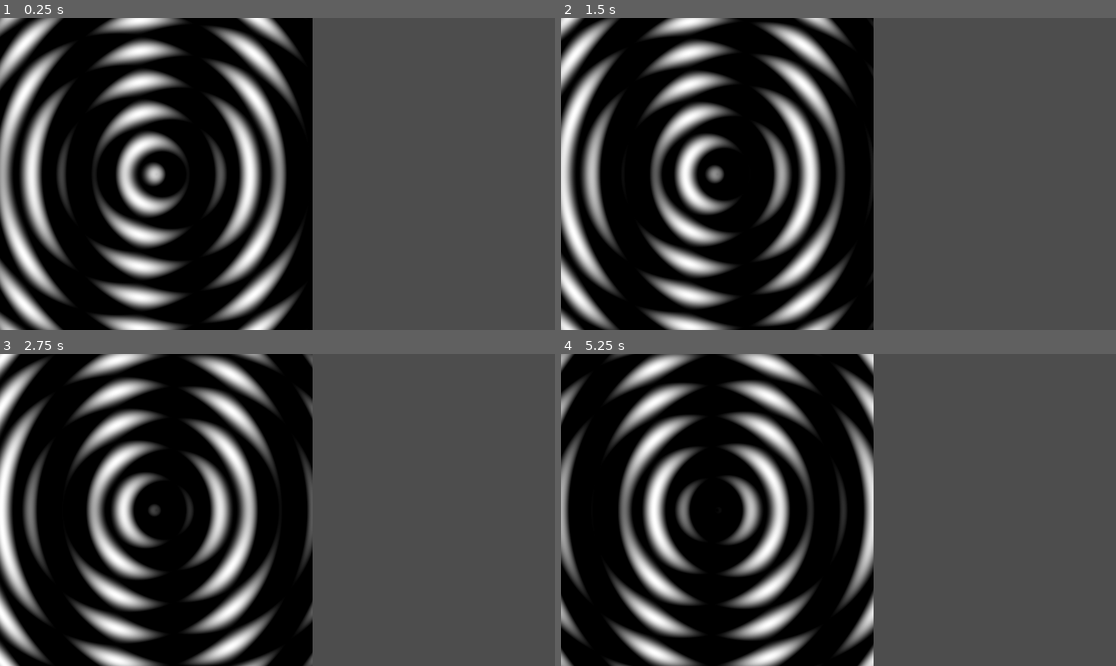
Above: before the commit, frames 1-4 (two rows, left to right).
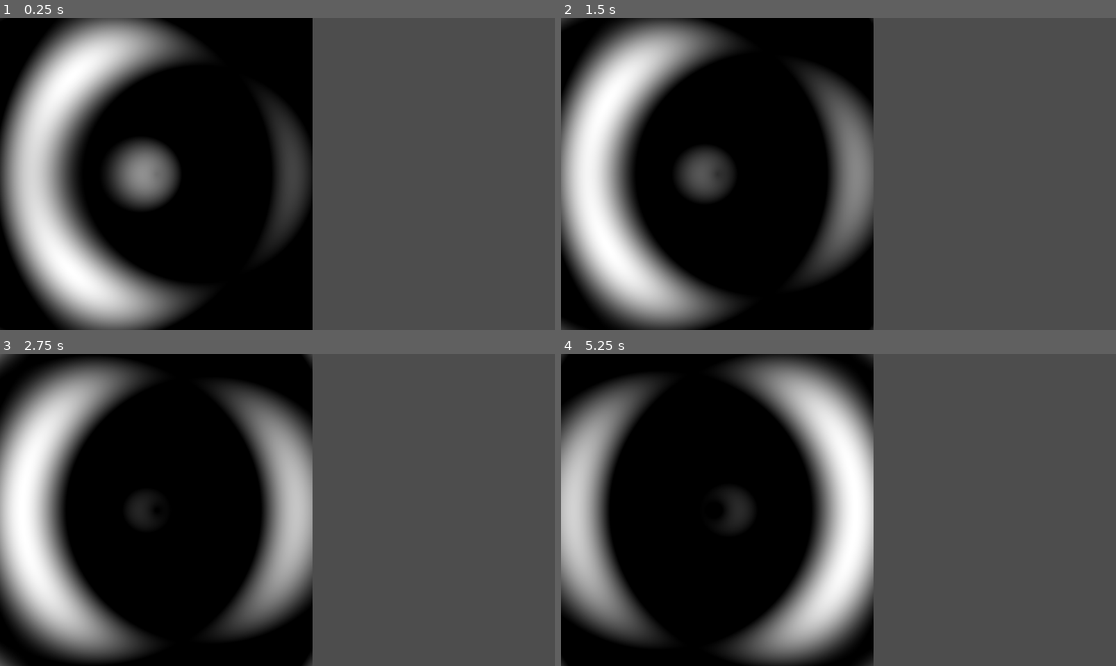
Above: after the commit, the same moments.

Repository: K2mies/Blasma-project
Game: Godot game, scene res://Scenes/Blasma03.tscn
The game is run twice, just before and just after one commit, with the same random seed, the same clock (stepped at 60 frames per second) and the same inputs. This scene is started directly instead of the project's main scene.
Inputs (mouse positions are in pixels of both pictures, inside the frame that each line leads up to):
- Up to frame 1 (0.25 s): no input
- Up to frame 2 (1.5 s): move the mouse to (960, 158) at 0.52 s; move the mouse to (727, 189) at 1.27 s
- Up to frame 3 (2.75 s): move the mouse to (333, 441) at 2.02 s
- Up to frame 4 (5.25 s): move the mouse to (810, 572) at 2.77 s; move the mouse to (1005, 556) at 3.52 s; move the mouse to (672, 463) at 4.27 s; move the mouse to (866, 510) at 5.02 s

The runs differ from the first frame. In frame 1, 36% of the frame differs, in the area x 0-57%, y 0-100%; in frame 2, 36%; in frame 3, 36%; in frame 4, 37%.

Commit message:
added color lookup texture radial test

Diff:
--- a/Scenes/Blasma03.tscn
+++ b/Scenes/Blasma03.tscn
@@ -4,12 +4,12 @@
 
 [sub_resource type="ShaderMaterial" id="ShaderMaterial_lego1"]
 shader = ExtResource("1_6etgm")
-shader_parameter/speed = 5.0
+shader_parameter/speed = 4.93
 shader_parameter/uv_scale = 20.0
 shader_parameter/direction = Vector2(0.75, 0)
-shader_parameter/scale = 11.42
-shader_parameter/value = 0.1
-shader_parameter/ring_density = 3.2
+shader_parameter/scale = 5.06
+shader_parameter/value = 0.08
+shader_parameter/ring_density = 0.8
 shader_parameter/center_offset_x = 10.0
 shader_parameter/center_offset_y = 10.0
 
--- /dev/null
+++ b/Scenes/Blasma04.tscn
@@ -0,0 +1,25 @@
+[gd_scene load_steps=5 format=3 uid="uid://bs4dtpywwqxiq"]
+
+[ext_resource type="Script" uid="uid://cyfpuauifa53d" path="res://Scripts/createAndAsignPallete.gd" id="1_cn0le"]
+[ext_resource type="Shader" uid="uid://bdj48utyhb40r" path="res://Shaders/Blasma05.gdshader" id="1_nu611"]
+[ext_resource type="Texture2D" uid="uid://cxtwtyioh8gei" path="res://imgs/rainbow-gradient-2391.png" id="2_cn0le"]
+
+[sub_resource type="ShaderMaterial" id="ShaderMaterial_s7va6"]
+shader = ExtResource("1_nu611")
+shader_parameter/lut_texture = ExtResource("2_cn0le")
+shader_parameter/uv_scale = 20.0
+shader_parameter/ring_density = 0.4
+shader_parameter/center_offset_x = 10.0
+shader_parameter/center_offset_y = 10.0
+shader_parameter/speed = 3.0
+
+[node name="Node2D" type="Node2D"]
+metadata/_edit_vertical_guides_ = [-85.0]
+metadata/_edit_horizontal_guides_ = [69.0]
+
+[node name="ColorRect" type="ColorRect" parent="."]
+material = SubResource("ShaderMaterial_s7va6")
+offset_right = 40.5797
+offset_bottom = 40.5797
+scale = Vector2(15.91929, 15.91929)
+script = ExtResource("1_cn0le")
--- /dev/null
+++ b/Scripts/createAndAsignPallete.gd
@@ -0,0 +1,73 @@
+extends ColorRect
+
+var shader_material: ShaderMaterial = null
+
+func make_palette(colors: Array) -> PackedColorArray:
+	var total_steps:			int = 256
+	var num_segments:		int = colors.size()
+
+	var max_steps_per_segment: int = total_steps / num_segments
+
+	var red_step_rate:		Array = []
+	var green_step_rate:		Array = []
+	var blue_step_rate:		Array = []
+
+	for i in range( num_segments ):
+		var j: int = ( i + 1 ) % num_segments
+
+		var color_i = Color( colors[i].r / 255.0, colors[i].g / 255.0, colors[i].b / 255.0 )
+		var color_j = Color( colors[j].r / 255.0, colors[j].g / 255.0, colors[j].b / 255.0 )
+
+		red_step_rate.append		( ( color_i.r - color_j.r ) / float( max_steps_per_segment ) )
+		green_step_rate.append	( ( color_i.g - color_j.g ) / float( max_steps_per_segment ) )
+		blue_step_rate.append	( ( color_i.b - color_j.b ) / float( max_steps_per_segment ) )
+
+	var palette_array: PackedColorArray
+
+	for i in range( num_segments ):
+		var color_start = Color( colors[i].r / 250.0, colors[i].g / 250.0, colors[i].b / 250.0 )
+
+		for step in range( max_steps_per_segment + 1 ):
+			if palette_array.size() >= total_steps:
+				break
+
+			var r = color_start.r - red_step_rate[i] 	* float( step )
+			var g = color_start.g - green_step_rate[i]	* float( step )
+			var b = color_start.b - blue_step_rate[i]	* float( step )
+
+			var final_color = Color(		clamp( r, 0.0, 1.0 ),
+										clamp( g, 0.0, 1.0 ),
+										clamp( b, 0.0, 1.0 ) )
+			palette_array.append( final_color )
+	return palette_array
+
+func create_palette_texture( palette_array: PackedColorArray ) -> Texture2D:
+	var width =		palette_array.size()
+	var height =		1
+
+	var image = Image.create( width, height, false, Image.FORMAT_RGBA8 )
+	image.set_data( width, height, false, Image.FORMAT_RGBA8, palette_array.to_byte_array() )
+	var texture = ImageTexture.create_from_image( image )
+
+	return texture
+# Called when the node enters the scene tree for the first time.
+func _ready() -> void:
+	shader_material = get_material()
+	if shader_material == null: return
+
+	var input_colors = [
+		{"r": 255,	"g": 0,		"b": 0},		#RED
+		{"r": 0,		"g": 255,	"b": 0},		#GREEN
+		{"r": 0,		"g": 0,		"b": 255}	#BLUE
+	]
+
+	var palette_array =		make_palette( input_colors )
+	var palette_texture =	create_palette_texture( palette_array )
+	shader_material.set_shader_parameter("lut_texture", palette_texture)
+	set_process(true)
+
+
+
+# Called every frame. 'delta' is the elapsed time since the previous frame.
+func _process(delta: float) -> void:
+	pass
--- /dev/null
+++ b/Shaders/Blasma04.gdshader
@@ -0,0 +1,13 @@
+shader_type canvas_item;
+
+uniform sampler2D lut_texture;
+
+void fragment() {
+	//vec2 sample_coord =	UV;
+	//vec2 sample_coord =	vec2(0.01, 0.f);
+	//vec2 sample_coord =	vec2( sin( TIME * 0.1 ), 0.f );
+	//vec2 sample_coord =	vec2( sin( TIME * 0.1 ), 0.f );
+	vec2 sample_coord =		vec2( sin( TIME * 0.1f ), 0.f );
+	vec4 sampled_color =	texture( lut_texture, sample_coord );
+	COLOR =					clamp( sampled_color, 0, 1 );
+}
--- /dev/null
+++ b/Shaders/Blasma05.gdshader
@@ -0,0 +1,61 @@
+shader_type canvas_item;
+// -------------------------------------------------------------------- uniforms
+uniform sampler2D	lut_texture;
+uniform float 		uv_scale =			20.f;
+uniform float 		ring_density = 		.4f;
+uniform float 		center_offset_x =	10.f; //to center, half uv_scale
+uniform float 		center_offset_y =	10.f; //to center, half uv_scale
+uniform float 		speed =				3.f;
+
+// ------------------------------------------------------------------- functions
+float radialWave(
+	float x,
+	float y,
+	float center_x,
+	float center_y,
+	float diameter,
+	float phase
+)
+{
+	// 1. Calculate the distance vector (dx, dy)
+	vec2 pos =					vec2( x, y );
+	vec2 centre =				vec2( center_x, center_y );
+	vec2 distance_vector =		pos - centre;
+
+	// 2. Calculate the magnitude of the distance vector (Math.sqrt(dx*dx + dy*dy))
+	 float distance_from_centre = length( distance_vector );
+
+	// 3. Apply scaling and phase shift
+	float gradient = distance_from_centre * diameter + phase;
+
+	// 4. Apply Math.floor equivalent (creates the hard-edged steps/rings)
+	//gradient = floor( gradient );
+
+	return sin( gradient );
+}
+void fragment() {
+	// ------------------------------------------------------------------- variables
+	// 1. Get scaled UV coordinates
+	vec2 uv_scaled = UV * uv_scale; //scale up pattern coordinates
+
+	// 2. Use TIME for animation
+	float current_phase = TIME * speed;
+	// -------------------------------------------------------------- function calls
+
+	// 3. Radial function call
+	float sin1 = radialWave(
+		uv_scaled.x,
+		uv_scaled.y,
+		center_offset_x,
+		center_offset_y,
+		ring_density,
+		current_phase
+	);
+
+	// -------------------------------------------------------------- texture lookup
+	vec2 position = vec2( sin1, 0.5f );
+	vec4 textured_color = texture( lut_texture, position );
+
+	// ---------------------------------------------------------------------- output
+	COLOR = clamp( textured_color, 0, 1 );
+}
Not shown, added: Scripts/createAndAsignPallete.gd.uid
Not shown, added: Shaders/Blasma04.gdshader.uid
Not shown, added: Shaders/Blasma05.gdshader.uid
Binary file added: imgs/rainbow-gradient-2391.png
Not shown, added: imgs/rainbow-gradient-2391.png.import
Not shown, added: .DS_Store
Not shown, added: imgs/.DS_Store
